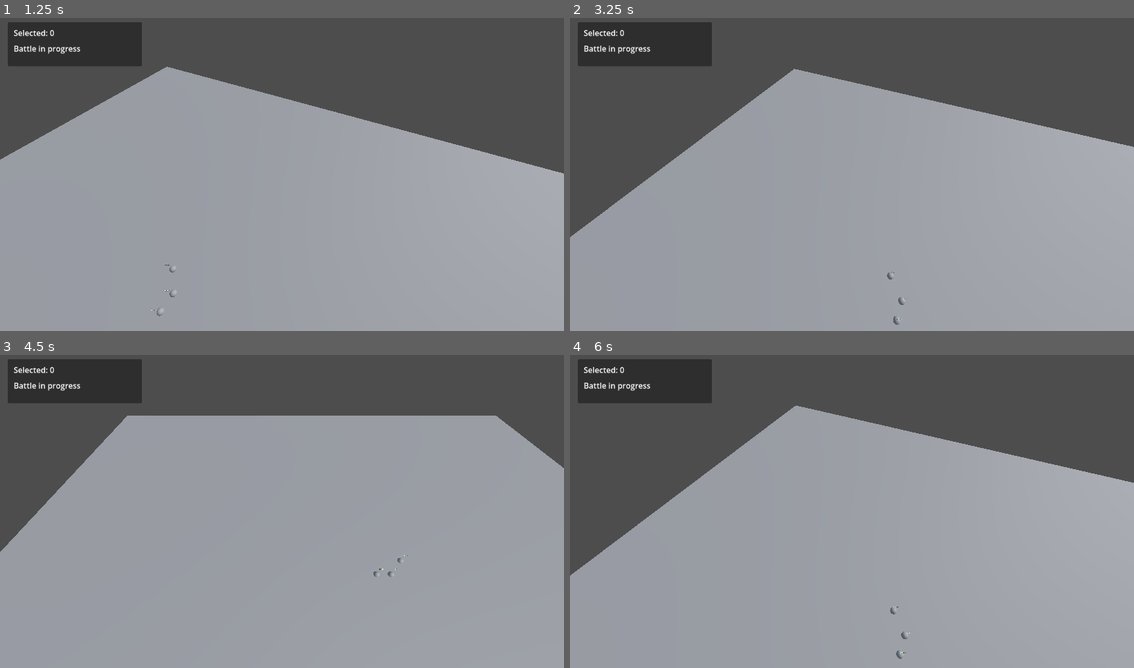
Above: before the commit, frames 1-4 (two rows, left to right).
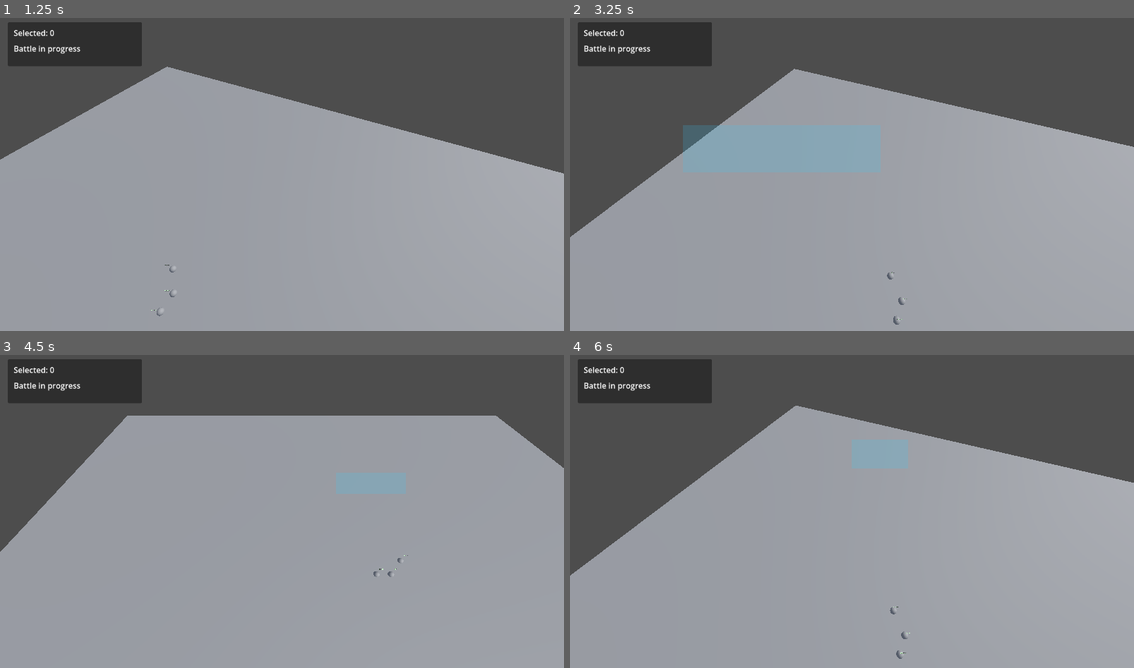
Above: after the commit, the same moments.

Repository: Doomzfire/Prototype-RTS-3D
Game: Godot game, scene res://scenes/TestMap.tscn
Same seed, same stepped clock (60 frames per second), same inputs: the game is played once before the commit and once after it.
Inputs (mouse positions are in pixels of both pictures, inside the frame that each line leads up to):
- Up to frame 1 (1.25 s): tap Enter at 0.5 s; move the mouse to (253, 237) at 0.52 s; hold W (move_forward) from 0.53 s (still down); hold Q (cam_rotate_left) from 0.53 s (still down); click (253, 237) at 0.67 s
- Up to frame 2 (3.25 s): release W (move_forward) at 1.25 s; release Q (cam_rotate_left) at 1.25 s; drag from (1021, 221) to (823, 237) at 1.27 s; move the mouse to (682, 124) at 2.02 s; hold A (move_left) 2.03-2.75 s; hold Shift 2.03-2.75 s; drag from (880, 171) to (682, 124) at 2.77 s
- Up to frame 3 (4.5 s): move the mouse to (197, 430) at 3.52 s; hold S (move_back) 3.53-4.25 s; hold E (cam_rotate_right) 3.53-4.25 s; drag from (406, 492) to (197, 430) at 4.27 s
- Up to frame 4 (6 s): move the mouse to (739, 524) at 5.02 s; hold W (move_forward) 5.03-5.75 s; hold Q (cam_rotate_left) 5.03-5.75 s; click (739, 524) at 5.17 s; drag from (908, 439) to (739, 524) at 5.77 s

Frame 1 is identical in both runs. In frame 2, 0.3% of the frame differs, in the area x 20-27%, y 34-43%; in frame 3, less than 0.1%; in frame 4, less than 0.1%.
Error before the commit: Parse Error: Function "get_world_3d()" not found in base self. (res://scripts/selection_manager.gd:84)

Commit message:
Fix raycast world access and typing in managers

Diff:
--- a/scripts/order_manager.gd
+++ b/scripts/order_manager.gd
@@ -21,7 +21,7 @@
 	if hit.is_empty():
 		return
 
-	var collider := hit["collider"]
+	var collider = hit.get("collider")
 	if collider is Unit and collider.team != 0:
 		for unit in units:
 			if is_instance_valid(unit):
@@ -56,4 +56,6 @@
 	var end := origin + camera.project_ray_normal(mouse_pos) * 500.0
 	var query := PhysicsRayQueryParameters3D.create(origin, end)
 	query.collide_with_areas = false
-	return get_world_3d().direct_space_state.intersect_ray(query)
+	var space_state := get_viewport().get_world_3d().direct_space_state
+	var result: Dictionary = space_state.intersect_ray(query)
+	return result
--- a/scripts/selection_manager.gd
+++ b/scripts/selection_manager.gd
@@ -81,10 +81,11 @@
 	var end := origin + camera.project_ray_normal(mouse_pos) * 500.0
 	var query := PhysicsRayQueryParameters3D.create(origin, end)
 	query.collide_with_areas = false
-	var result := get_world_3d().direct_space_state.intersect_ray(query)
+	var space_state := get_viewport().get_world_3d().direct_space_state
+	var result: Dictionary = space_state.intersect_ray(query)
 	if result.is_empty():
 		return null
-	var collider := result["collider"]
+	var collider = result.get("collider")
 	if collider is Unit and collider.is_in_group("player_units"):
 		return collider
 	return null
